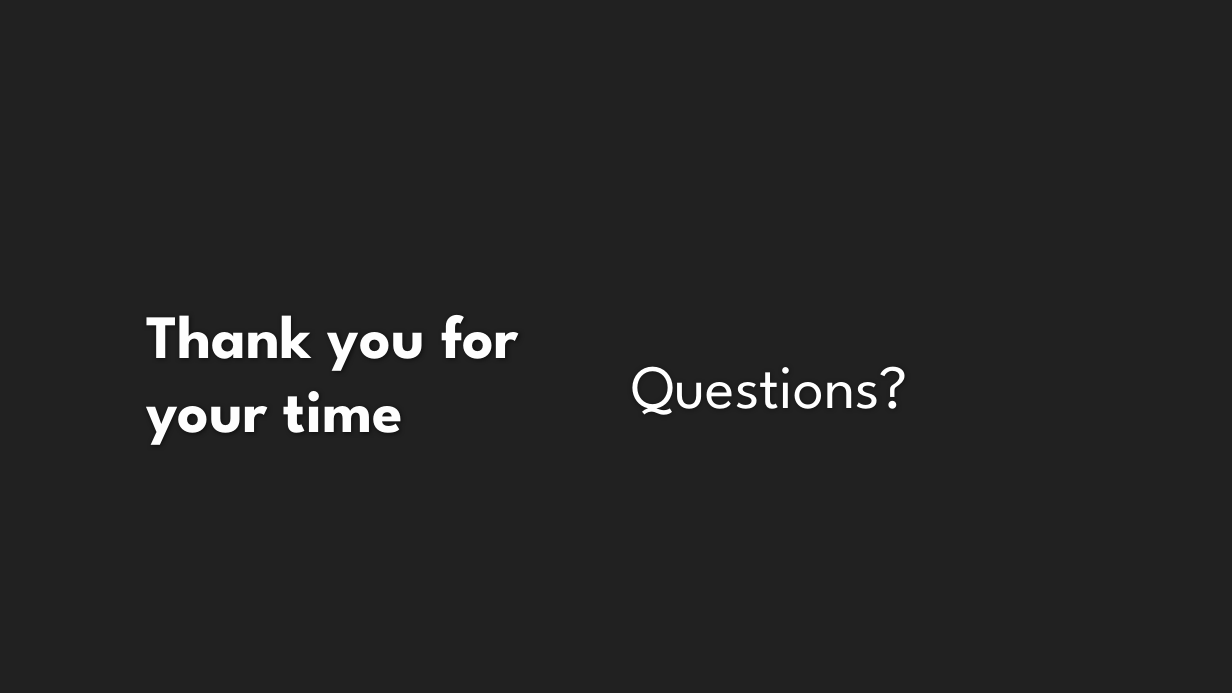
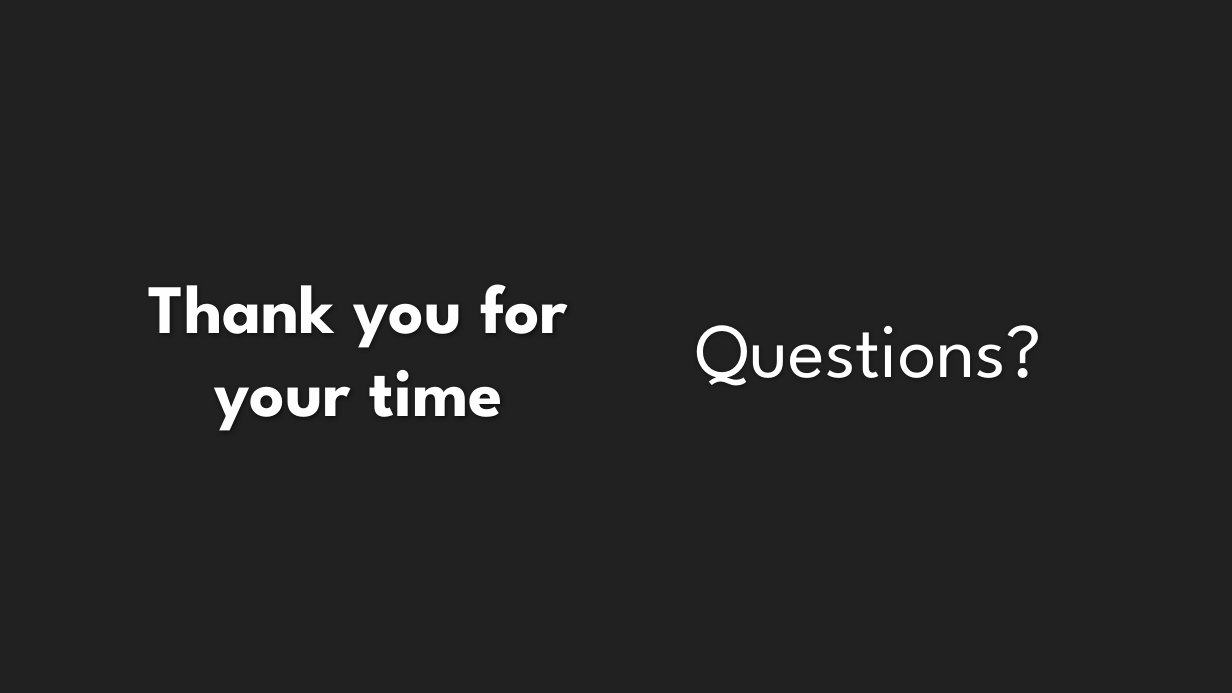
Before and after one commit to rolsenrob/SLC-AQI-Predictions-Project, a slide deck: slide 11 of Predicting Air Quality in Salt Lake City PowerPoint.pptx (slide 7 before the commit). Drawn at 1232x693 pixels with LibreOffice and Linux fonts; fonts in the diff are those of the drawing; background and template pictures are left out. Boxes give left, top, right and bottom in pixels: in the first picture for what was removed or moved away, otherwise in the second. Text is boxed around its words. In the diff, an @@ line names an element or a change of style, - is before the commit and + after.

```diff
--- a/Predicting Air Quality in Salt Lake City PowerPoint.pptx
+++ b/Predicting Air Quality in Salt Lake City PowerPoint.pptx
@@ text "Questions?" at bbox=[695, 325, 1041, 386]: size 48 to 60 pt; alignment left to centre; line spacing 2.5 to 1; more space between paragraphs; vertical alignment top to middle @@
@@ title "Thank you for your time" at bbox=[149, 284, 568, 431]: size 48 to 54 pt; alignment left to centre; vertical alignment bottom to middle @@
```
Also in this commit, not shown: 4 other slides changed, 5 slides added, 1 slide removed.
